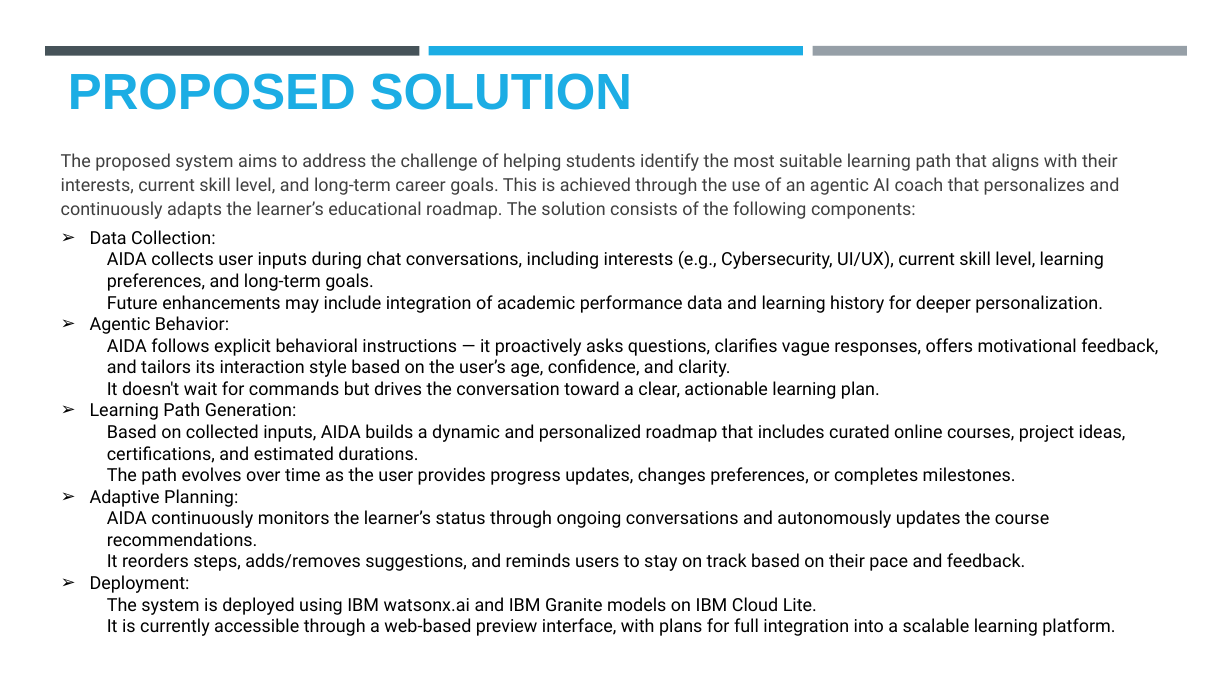
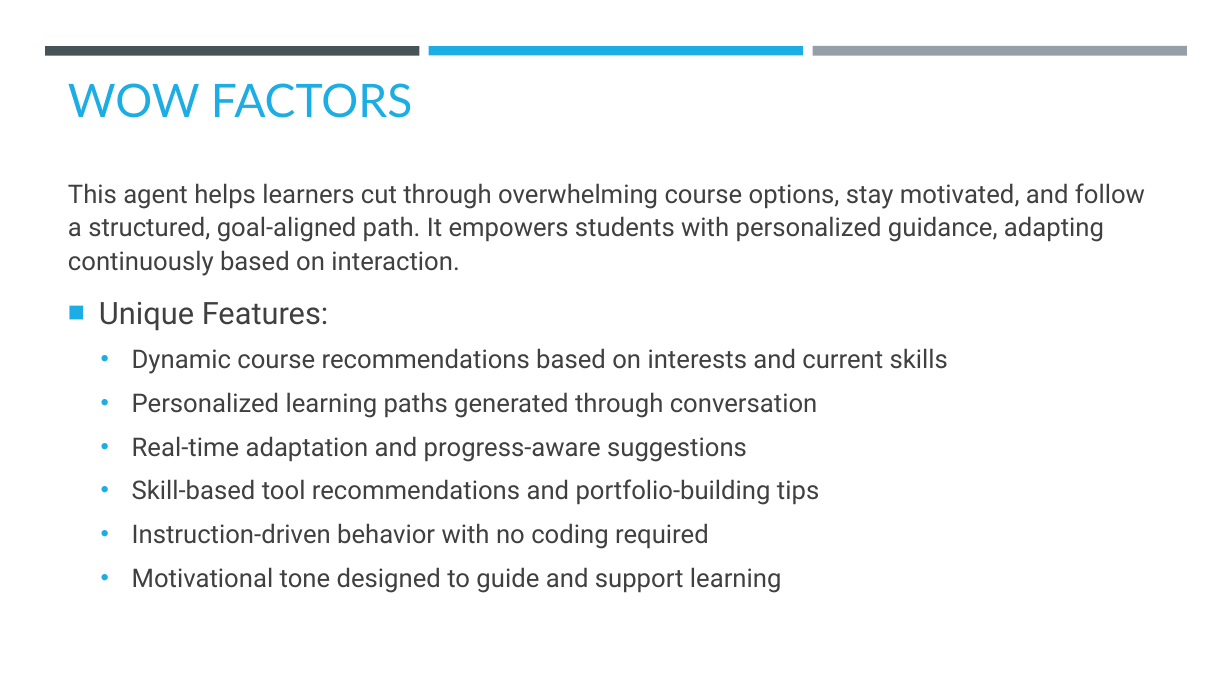
Before and after one commit to ParimalAhire/PathCraft-AIDA, a slide deck: slide 6 of ParimalAhire-PathCraft-AgenticAI.pptx (slide 4 before the commit). Drawn at 1232x693 pixels with LibreOffice and Linux fonts; fonts in the diff are those of the drawing; background and template pictures are left out. Boxes give left, top, right and bottom in pixels: in the first picture for what was removed or moved away, otherwise in the second. Text is boxed around its words. In the diff, an @@ line names an element or a change of style, - is before the commit and + after.

Commit message:
Updated presentation ppt and pdf

```diff
--- a/ParimalAhire-PathCraft-AgenticAI.pptx
+++ b/ParimalAhire-PathCraft-AgenticAI.pptx
@@ title removed at bbox=[68, 73, 632, 110] @@
-PROPOSED SOLUTION
@@ title added at bbox=[68, 83, 412, 118], 36 pt, text #1CADE4 @@
+WOW FACTORS
@@ text "This agent helps learners cut ..." at bbox=[68, 183, 1145, 593]: vertical alignment top to middle @@
@@ text at bbox=[68, 183, 1145, 593]: text changed; size 14 to 20 pt; text colour #000000 to #404040 @@
-The proposed system aims to address the challenge of helping students identify the most suitable learning path that aligns with their interests, current skill level, and long-term career goals. This is achieved through the use of an agentic AI coach that personalizes and continuously adapts the learner’s educational roadmap. The solution consists of the following components:
-➢ Data Collection:
-  AIDA collects user inputs during chat conversations, including interests (e.g., Cybersecurity, UI/UX), current skill level, learning preferences, and long-term goals.
-  Future enhancements may include integration of academic performance data and learning history for deeper personalization.
-➢ Agentic Behavior:
-  AIDA follows explicit behavioral instructions — it proactively asks questions, clarifies vague responses, offers motivational feedback, and tailors its interaction style based on the user’s age, confidence, and clarity.
-  It doesn't wait for commands but drives the conversation toward a clear, actionable learning plan.
-➢ Learning Path Generation:
-  Based on collected inputs, AIDA builds a dynamic and personalized roadmap that includes curated online courses, project ideas, certifications, and estimated durations.
-  The path evolves over time as the user provides progress updates, changes preferences, or completes milestones.
-➢ Adaptive Planning:
-  AIDA continuously monitors the learner’s status through ongoing conversations and autonomously updates the course recommendations.
-  It reorders steps, adds/removes suggestions, and reminds users to stay on track based on their pace and feedback.
-➢ Deployment:
-  The system is deployed using IBM watsonx.ai and IBM Granite models on IBM Cloud Lite.
-  It is currently accessible through a web-based preview interface, with plans for full integration into a scalable learning platform.
+This agent helps learners cut through overwhelming course options, stay motivated, and follow a structured, goal-aligned path. It empowers students with personalized guidance, adapting continuously based on interaction.
+■ Unique Features:
+  • Dynamic course recommendations based on interests and current skills
+  • Personalized learning paths generated through conversation
+  • Real-time adaptation and progress-aware suggestions
+  • Skill-based tool recommendations and portfolio-building tips
+  • Instruction-driven behavior with no coding required
+  • Motivational tone designed to guide and support learning
```
Also in this commit, not shown: 6 other slides changed, 11 slides added, 7 slides removed, 1 other file.
